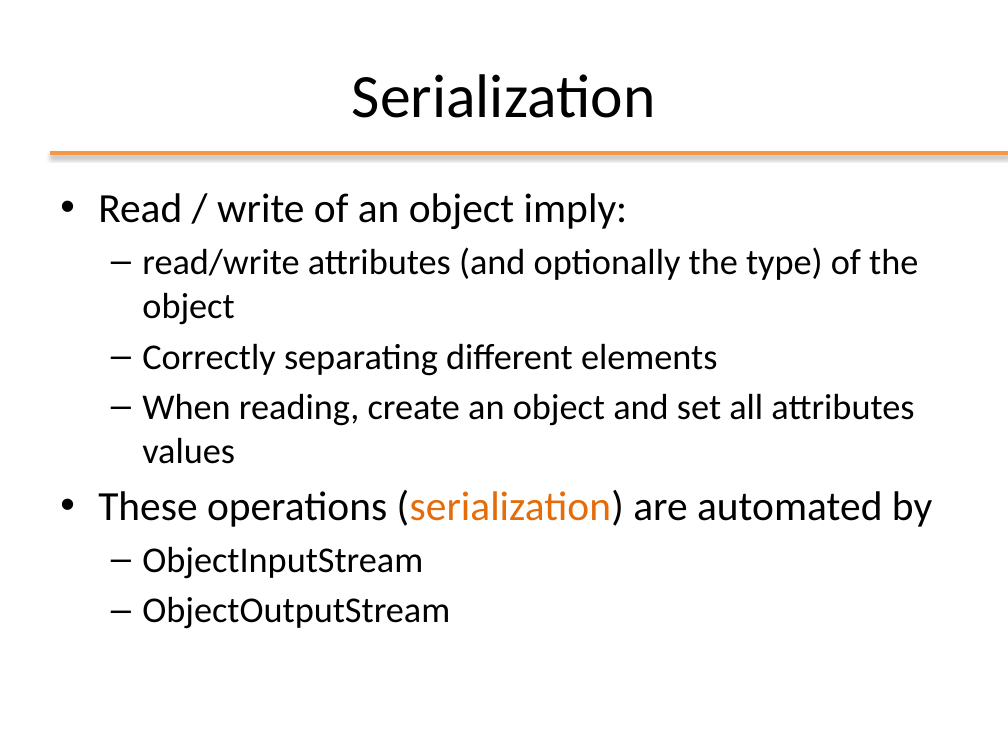
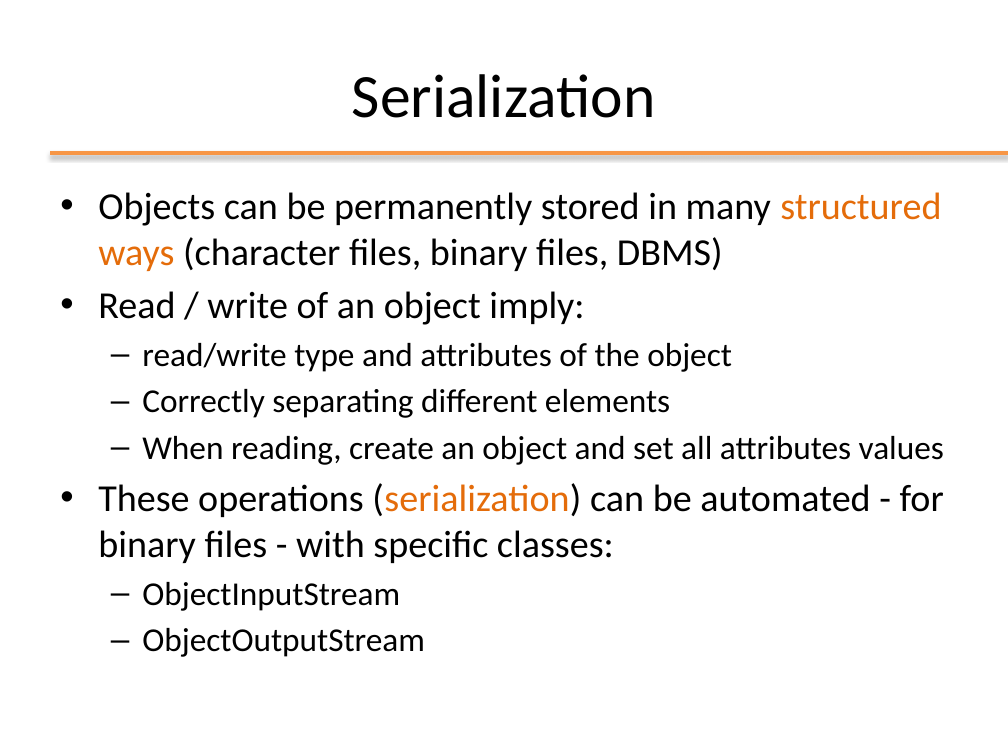
Before and after one commit to Andrea99-beep/ooprogramming, a slide deck: slide 19 of slides/ppt/10_IO.pptx (slide 22 before the commit). Drawn at 1008x756 pixels with LibreOffice and Linux fonts; fonts in the diff are those of the drawing; background and template pictures are left out. Boxes give left, top, right and bottom in pixels: in the first picture for what was removed or moved away, otherwise in the second. Text is boxed around its words. In the diff, an @@ line names an element or a change of style, - is before the commit and + after.

```diff
--- a/slides/ppt/10_IO.pptx
+++ b/slides/ppt/10_IO.pptx
@@ text at box(98, 192, 941, 271): paragraph added @@
+• Objects can be permanently stored in many structured ways (character files, binary files, DBMS)
@@ text at box(98, 291, 944, 657): size 29.6 to 27.2 pt in "Read / write of an object imply:"; size 25.9 to 23.8 pt in "Correctly separating different elements", "When reading, create an object and set ...", "ObjectInputStream", "ObjectOutputStream" @@
@@ text at box(142, 343, 732, 372): text changed; size 25.9 to 23.8 pt @@
-  – read/write attributes (and optionally the type) of the object
+  – read/write type and attributes of the object
@@ text at box(98, 483, 944, 563): text changed; size 29.6 to 27.2 pt @@
-• These operations (serialization) are automated by
+• These operations (serialization) can be automated - for binary files - with specific classes:
```
Also in this commit, not shown: 12 other slides changed, 2 slides removed, 35 other files.
